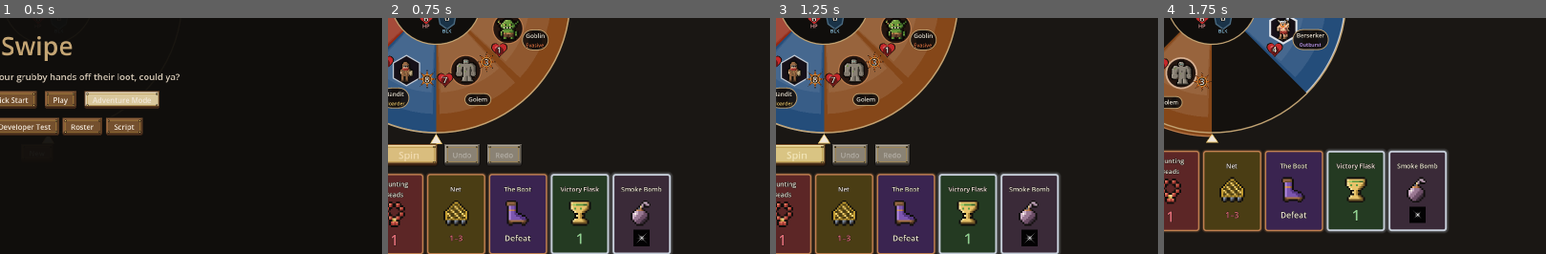
Above: before the commit, frames 1-4 (left to right).
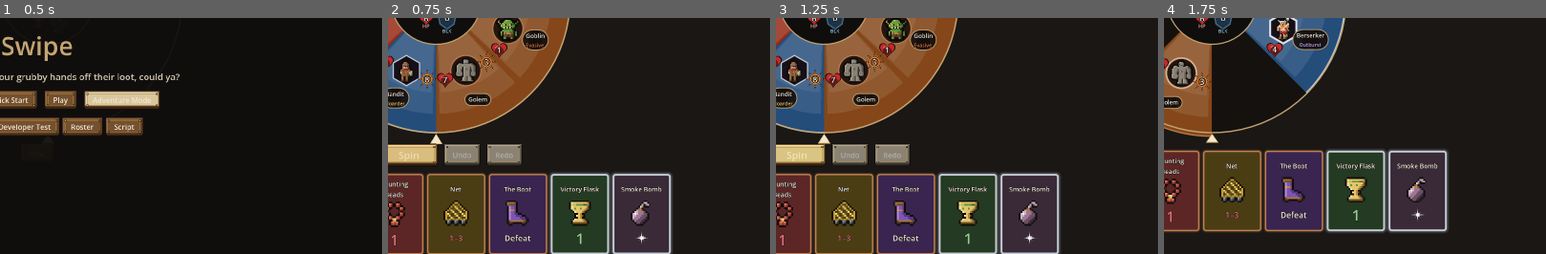
Above: after the commit, the same moments.

Repository: Nathan-Elequin/swipe
Game: Godot game, scene res://scenes/main.tscn
The game is run twice, just before and just after one commit, with the same random seed, the same clock (stepped at 60 frames per second) and the same inputs.
Inputs:
- Up to frame 1 (0.5 s): no input
- Up to frame 2 (0.75 s): click "Quick Start" at 0.5 s
- Up to frame 3 (1.25 s): no input
- Up to frame 4 (1.75 s): click "New" at 1.25 s
The pictures show only the part of the screen within x 45-95%, y 36-86%; the shares and areas given below are measured in that part.

Frame 1 is identical in both runs. In frame 2, 0.3% of the frame differs, in the area x 64-69%, y 89-97%; in frame 3, 0.3%; in frame 4, 0.3%, in the area x 64-69%, y 79-88%.

Commit message:
Load VFX stamps from assets/dungeon/vfx/{key}.png.
Replaces the Kenney filenames (star_08, spark_05, and the rest) so hit, block, bleed, and hall glow tint the new white stamps.

Co-authored-by: Cursor <cursoragent@cursor.com>

Diff:
--- a/scripts/dungeon_art.gd
+++ b/scripts/dungeon_art.gd
@@ -1,5 +1,5 @@
 extends Node
-## 0x72 atlas slices + Kenney UI/VFX. Extra CC0 item PNGs only where the atlas is the wrong object.
+## Atlas slices plus Crypt Classic extras (items, monsters, UI, VFX). Extra PNGs beat atlas stems.
 
 const ATLAS_PATH := "res://assets/dungeon/atlas.png"
 const LIST_PATH := "res://assets/dungeon/tile_list.txt"
@@ -192,17 +192,17 @@
 
 
 func _load_extras() -> void:
-	vfx["star"] = _load_tex("res://assets/dungeon/vfx/star_08.png")
-	vfx["star2"] = _load_tex("res://assets/dungeon/vfx/star_04.png")
-	vfx["spark"] = _load_tex("res://assets/dungeon/vfx/spark_05.png")
-	vfx["spark2"] = _load_tex("res://assets/dungeon/vfx/spark_06.png")
-	vfx["circle"] = _load_tex("res://assets/dungeon/vfx/circle_05.png")
-	vfx["smoke"] = _load_tex("res://assets/dungeon/vfx/smoke_08.png")
-	vfx["magic"] = _load_tex("res://assets/dungeon/vfx/magic_05.png")
-	vfx["fire"] = _load_tex("res://assets/dungeon/vfx/fire_02.png")
-	vfx["flame"] = _load_tex("res://assets/dungeon/vfx/flame_02.png")
-	vfx["dirt"] = _load_tex("res://assets/dungeon/vfx/dirt_01.png")
-	vfx["twirl"] = _load_tex("res://assets/dungeon/vfx/twirl_03.png")
+	vfx["star"] = _load_tex("res://assets/dungeon/vfx/star.png")
+	vfx["star2"] = _load_tex("res://assets/dungeon/vfx/star2.png")
+	vfx["spark"] = _load_tex("res://assets/dungeon/vfx/spark.png")
+	vfx["spark2"] = _load_tex("res://assets/dungeon/vfx/spark2.png")
+	vfx["circle"] = _load_tex("res://assets/dungeon/vfx/circle.png")
+	vfx["smoke"] = _load_tex("res://assets/dungeon/vfx/smoke.png")
+	vfx["magic"] = _load_tex("res://assets/dungeon/vfx/magic.png")
+	vfx["fire"] = _load_tex("res://assets/dungeon/vfx/fire.png")
+	vfx["flame"] = _load_tex("res://assets/dungeon/vfx/flame.png")
+	vfx["dirt"] = _load_tex("res://assets/dungeon/vfx/dirt.png")
+	vfx["twirl"] = _load_tex("res://assets/dungeon/vfx/twirl.png")
 	ui["panel_brown"] = _load_tex("res://assets/dungeon/ui/panel_brown.png")
 	ui["panel_beige"] = _load_tex("res://assets/dungeon/ui/panel_beige.png")
 	ui["panel_inset"] = _load_tex("res://assets/dungeon/ui/panelInset_brown.png")
